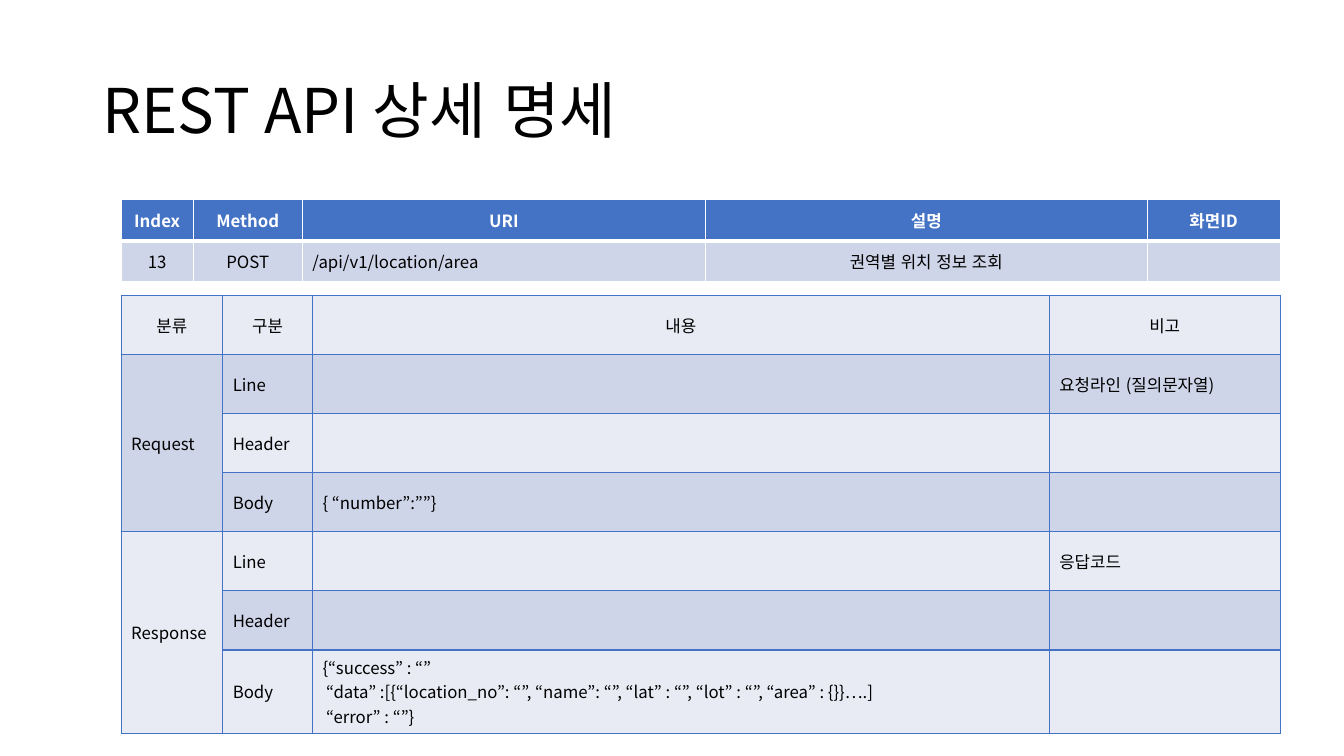
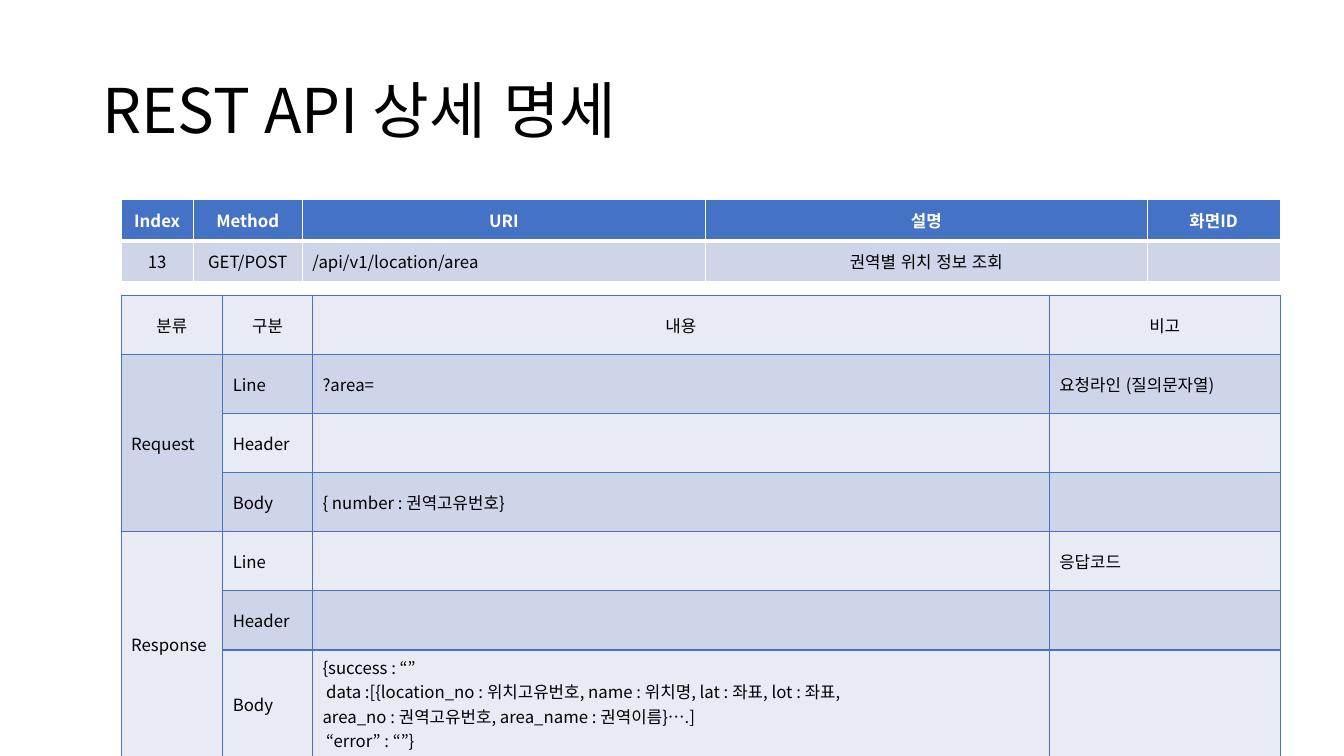
Before and after one commit to sujidaddy/workspace_miniproject, a slide deck: slide 35 of 미니프로젝트계획서제출용.pptx. Drawn at 1344x756 pixels with LibreOffice and Linux fonts; fonts in the diff are those of the drawing. Boxes give left, top, right and bottom in pixels: in the first picture for what was removed or moved away, otherwise in the second. Text is boxed around its words. In the diff, an @@ line names an element or a change of style, - is before the commit and + after.

```diff
--- a/미니프로젝트계획서제출용.pptx
+++ b/미니프로젝트계획서제출용.pptx
@@ table at (121,200,1280,281) @@
-row 2, column 2: POST
+row 2, column 2: GET/POST
@@ table at (121,295,1280,752) @@
-row 2, column 3: 
+row 2, column 3: ?area=
-row 4, column 3: { “number”:””}
+row 4, column 3: { number : 권역고유번호}
-row 7, column 3: {“success” : “” “data” :[{“location_no”: “”, “name”: “”, “lat” : “”, “lot” : “”, “area” : {}}….] / “error” : “”}
+row 7, column 3: {success : “” data :[{location_no : 위치고유번호, name : 위치명, lat : 좌표, lot : 좌표, / area_no : 권역고유번호, area_name : 권역이름}….] / “error” : “”}
```
Also in this commit, not shown: 14 other slides changed, 5 other files.
